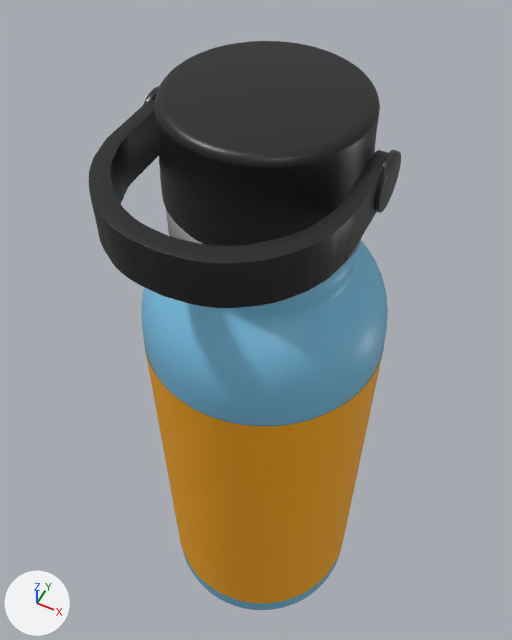
One commit to the glTF model bottle-master/export/SKLUBS_BOTTLE_MASTER.glb: the scene before it, then after it.
One viewpoint serves both versions: a camera (50 mm lens) standing at (0.334, -0.698, 1.658) and looking at (-0.054, 0.079, 0.687). The axes (+X, +Y, +Z) are drawn at lower left. The lights are the same throughout. The picture after the commit comes second. Both versions are drawn at frame 24 of the action 'HANDLE_UP_DOWN'; the numbers are the values there.

The first picture shows 'BODY', 'CAP', 'HANDLE', 'HINGE_R', 'NECK', 'PRINT_FRONT', 'PRINT_WRAP_360' and 2 more.
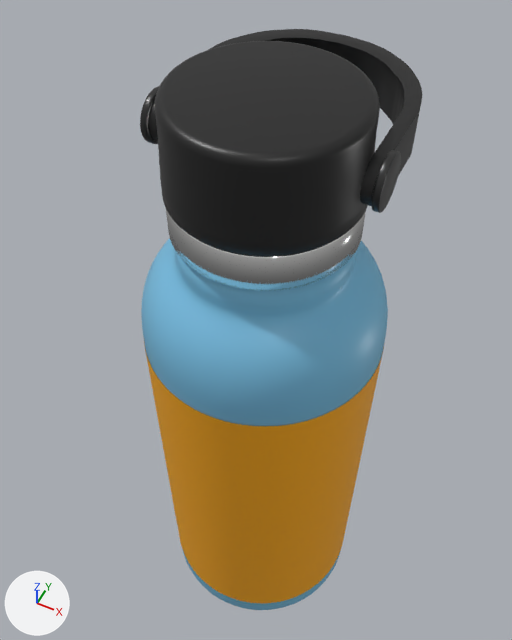
What differs and where, as boxes [x1, y1, x2, y2] in the pictures (512 x 640 px):
'HANDLE', turned
    before: [89, 98, 388, 308]
    after: [148, 29, 422, 206]
'METAL_RING', unchanged, uncovered by the edit
    before: [166, 210, 362, 270]
    after: [166, 210, 366, 291]
'NECK', unchanged, uncovered by the edit
    before: [241, 252, 356, 310]
    after: [175, 251, 356, 310]

The change, as a list of edits to the scene's bpy script:
```text
Change ob_handle:
    ob_handle.rotation_euler: (1.571, 0.0, 0.0) -> (-1.571, 0.0, 0.0)  # degrees (90, 0, 0) -> degrees (-90, 0, 0)
```
